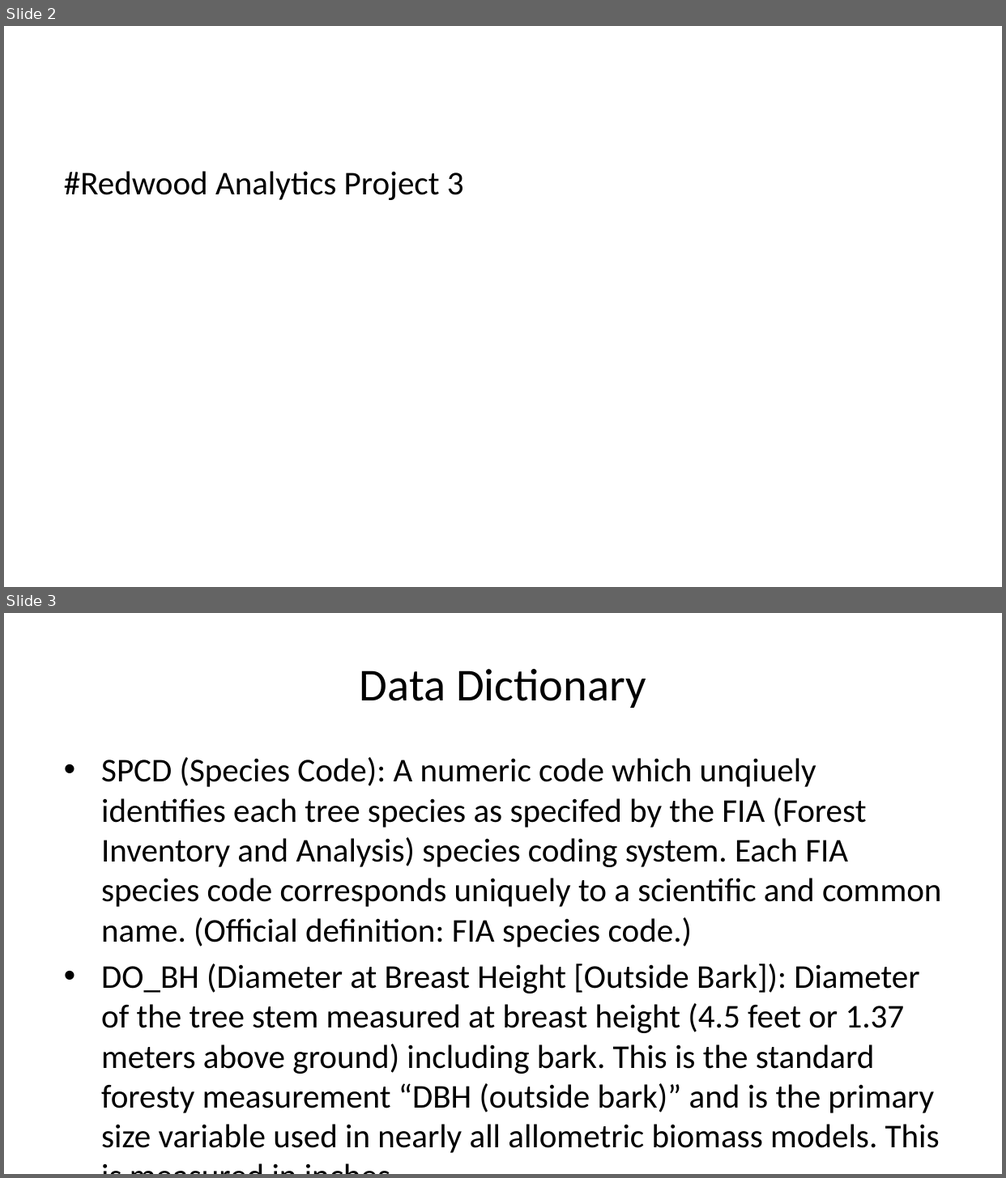
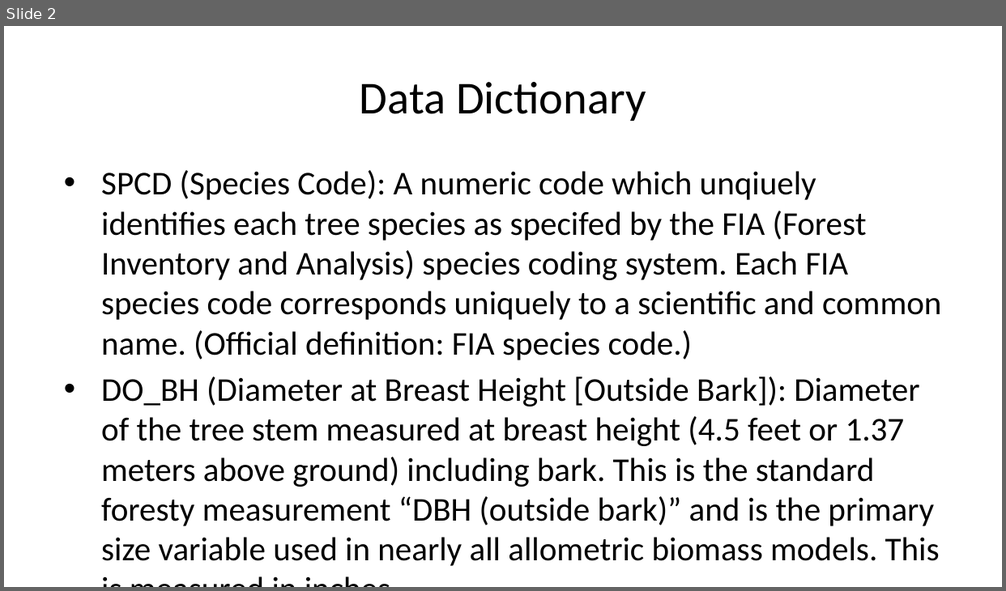
Before and after one commit to deancallahan25/Redwood-Analytics-Portfolio, a slide deck: Project-3/individual-models/data/presentation.pptx. Shown one above the other, each under a label of ours: slides 2 and 3 before the commit, slide 2 after it. The pictures are 1006x1178 and 1006x591 pixels, drawn with LibreOffice and Linux fonts; fonts in the diff are those of the drawing. Boxes give left, top, right and bottom in pixels: in the first picture for what was removed or moved away, otherwise in the second. Text is boxed around its words. In the diff, an @@ line names an element or a change of style, - is before the commit and + after.

```diff
--- a/Project-3/individual-models/data/presentation.pptx
+++ b/Project-3/individual-models/data/presentation.pptx
@@ slide 2 removed at (4, 26, 1002, 587), background #FFFFFF @@
@@ text removed at (64, 171, 464, 200) @@
-#Redwood Analytics Project 3
@@ what was slide 3 is now slide 2 @@
```
Also in this commit, not shown: 5 slides changed, 8 slides added, 3 other slides removed, 1 other file.
